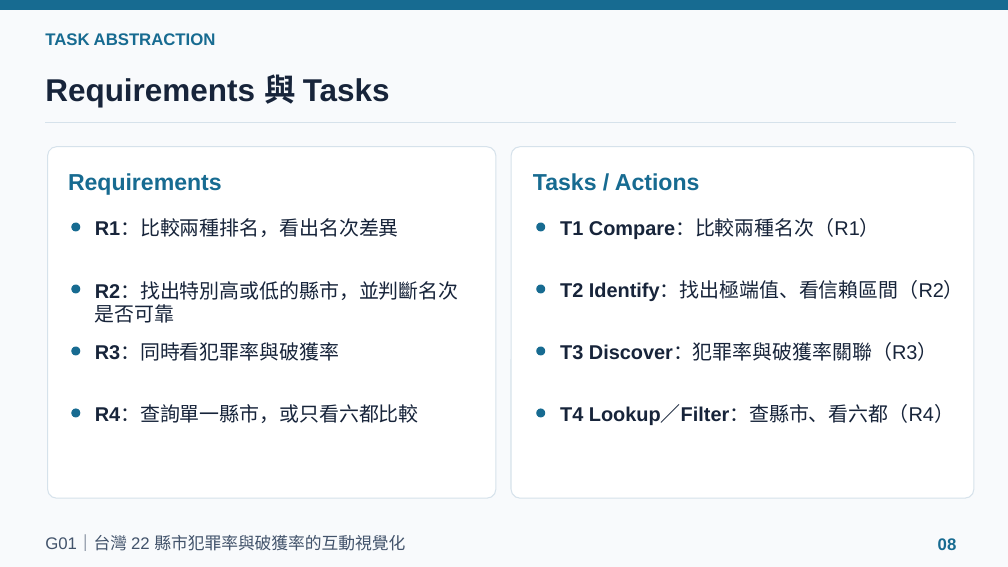
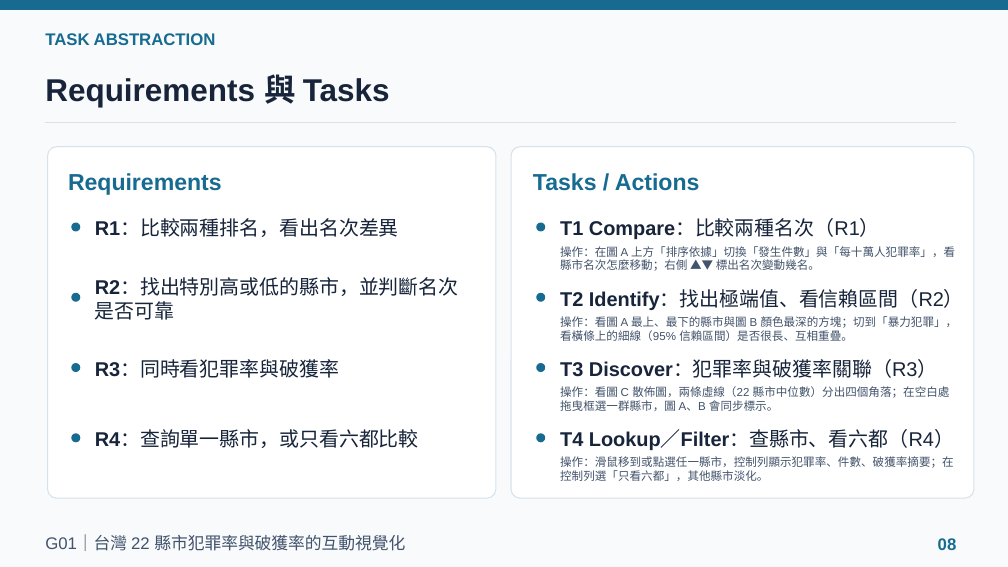
Before and after one commit to powerkaifu/taiwan-crime-rate-vis, a slide deck: slide 8 of docs/VIS_Final_Proposal_G01.pptx. Drawn at 1008x567 pixels with LibreOffice and Linux fonts; fonts in the diff are those of the drawing. Boxes give left, top, right and bottom in pixels: in the first picture for what was removed or moved away, otherwise in the second. Text is boxed around its words. In the diff, an @@ line names an element or a change of style, - is before the commit and + after.

```diff
--- a/docs/VIS_Final_Proposal_G01.pptx
+++ b/docs/VIS_Final_Proposal_G01.pptx
@@ text added at (560, 246, 955, 271), 11 pt, text #42536B @@
+操作：在圖 A 上方「排序依據」切換「發生件數」與「每十萬人犯罪率」，看縣市名次怎麼移動；右側 ▲▼ 標出名次變動幾名。
@@ text "R2：找出特別高或低的縣市，並判斷名次是否可靠": place and size @@
-text "R2：找出特別高或低的縣市，並判斷名次是否可靠" at (95, 282, 459, 323)
+text "R2：找出特別高或低的縣市，並判斷名次是否可靠" at (95, 278, 459, 320)
@@ 2 ellipses, 1 text: place and size @@
-2 ellipses, 1 text at (72, 282, 964, 301)
+2 ellipses, 1 text at (72, 290, 964, 310)
@@ text added at (560, 316, 958, 341), 11 pt, text #42536B @@
+操作：看圖 A 最上、最下的縣市與圖 B 顏色最深的方塊；切到「暴力犯罪」，看橫條上的細線（95% 信賴區間）是否很長、互相重疊。
@@ 2 texts, 2 ellipses: place and size @@
-2 texts, 2 ellipses at (72, 344, 938, 361)
+2 texts, 2 ellipses at (72, 360, 938, 378)
@@ text added at (560, 386, 950, 411), 11 pt, text #42536B @@
+操作：看圖 C 散佈圖，兩條虛線（22 縣市中位數）分出四個角落；在空白處拖曳框選一群縣市，圖 A、B 會同步標示。
@@ text "T4 Lookup／Filter：查縣市、看六都（R4）": place and size @@
-text "T4 Lookup／Filter：查縣市、看六都（R4）" at (560, 406, 954, 425)
+text "T4 Lookup／Filter：查縣市、看六都（R4）" at (560, 431, 954, 450)
@@ 2 ellipses, 1 text: place and size @@
-2 ellipses, 1 text at (72, 406, 544, 423)
+2 ellipses, 1 text at (72, 431, 544, 448)
@@ text added at (560, 456, 954, 481), 11 pt, text #42536B @@
+操作：滑鼠移到或點選任一縣市，控制列顯示犯罪率、件數、破獲率摘要；在控制列選「只看六都」，其他縣市淡化。
```
Also in this commit, not shown: 14 other slides changed, 1 slide added, 13 other files.
